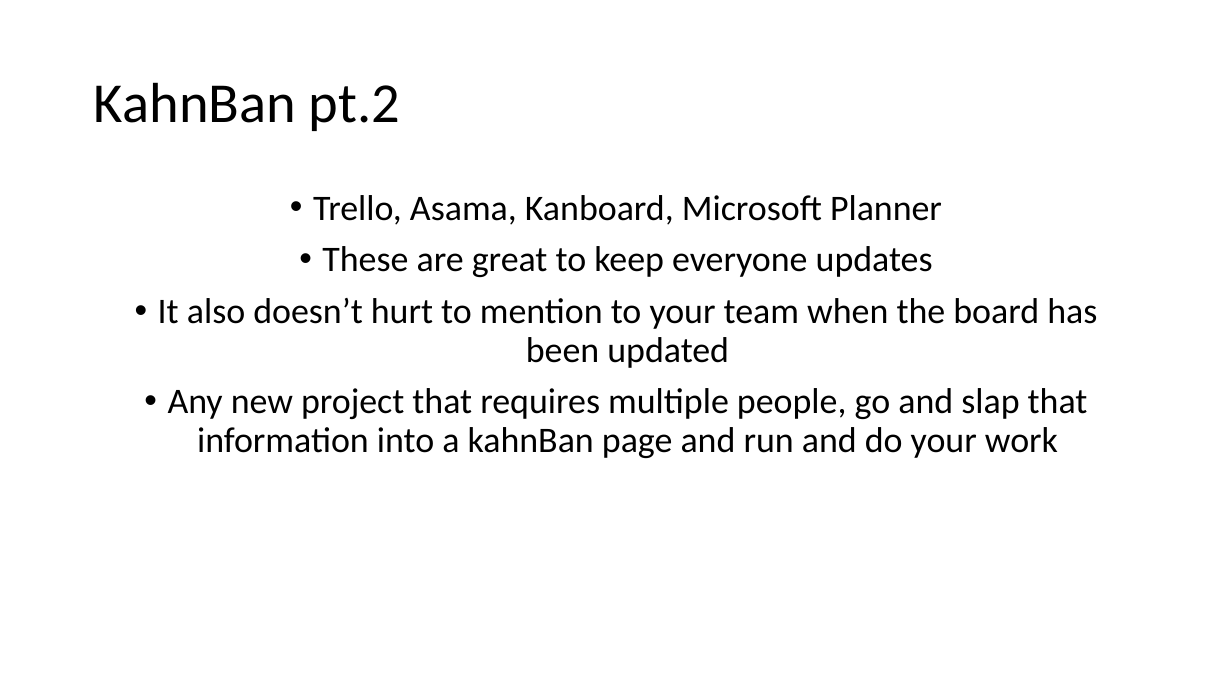
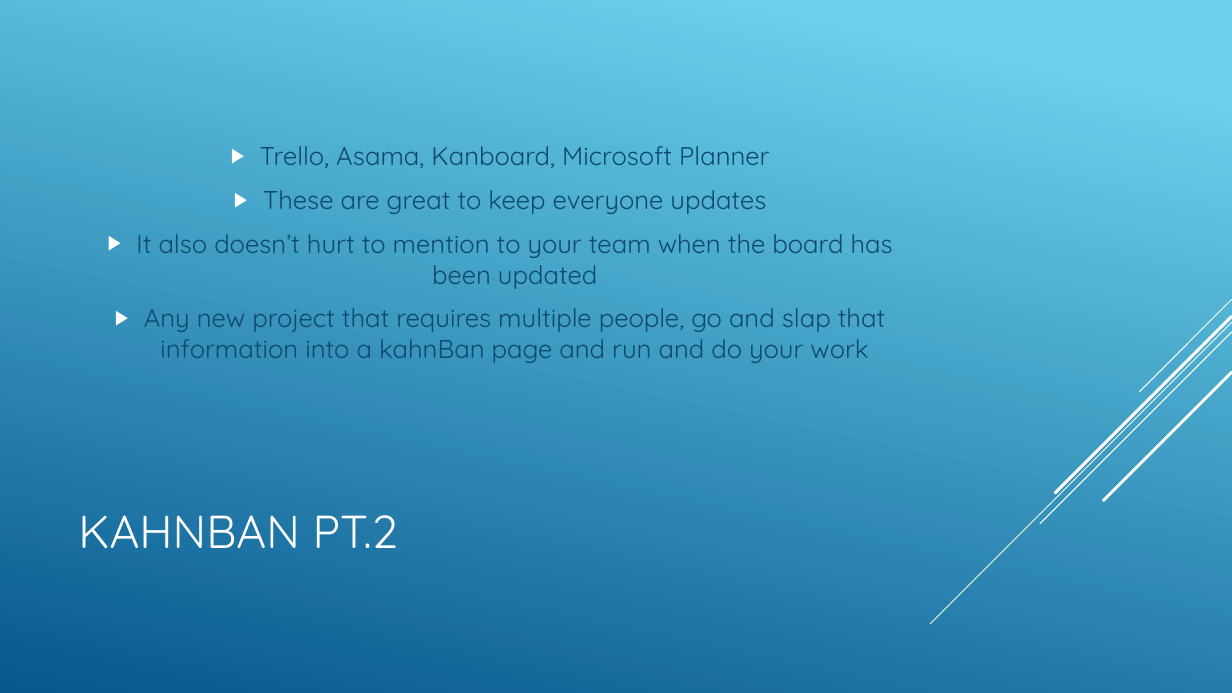
Before and after one commit to csmith1188/docpacs2122, a slide deck: slide 5 of docpac_mar18/Presentation.pptx. Drawn at 1232x693 pixels with LibreOffice and Linux fonts; fonts in the diff are those of the drawing. Boxes give left, top, right and bottom in pixels: in the first picture for what was removed or moved away, otherwise in the second. Text is boxed around its words. In the diff, an @@ line names an element or a change of style, - is before the commit and + after.

```diff
--- a/docpac_mar18/Presentation.pptx
+++ b/docpac_mar18/Presentation.pptx
@@ background #FFFFFF to gradient #6ED2EB to #06588E @@
@@ text "Trello, Asama, Kanboard, Microsoft Planner": place and size @@
-text "Trello, Asama, Kanboard, Microsoft Planner" at bbox=[158, 195, 1097, 458]
+text "Trello, Asama, Kanboard, Microsoft Planner" at bbox=[136, 146, 893, 363]
@@ text "Trello, Asama, Kanboard, Microsoft Planner" at bbox=[136, 146, 893, 363]: size 28 to 20 pt, font Calibri to Quicksand, text colour #000000 to #0F496F; bullet • to ▶; line spacing 0.9 to 1; vertical alignment top to middle @@
@@ group added at bbox=[931, 299, 1232, 624]: 5 lines @@
@@ title at bbox=[78, 515, 398, 548]: text changed; size 44 to 36 pt; font Calibri to Quicksand; text colour #000000 to #FFFFFF @@
-KahnBan pt.2
+KAHNBAN PT.2
```
Also in this commit, not shown: 11 other slides changed, 1 slide added, 1 slide removed.
